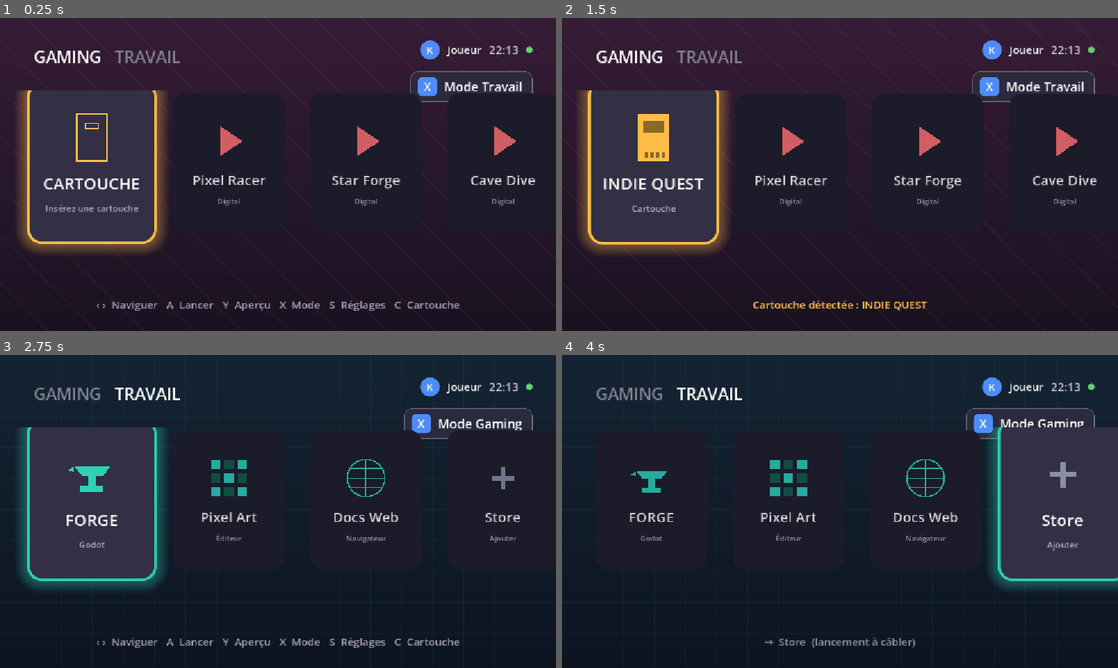
Above: before the commit, frames 1-4 (two rows, left to right).
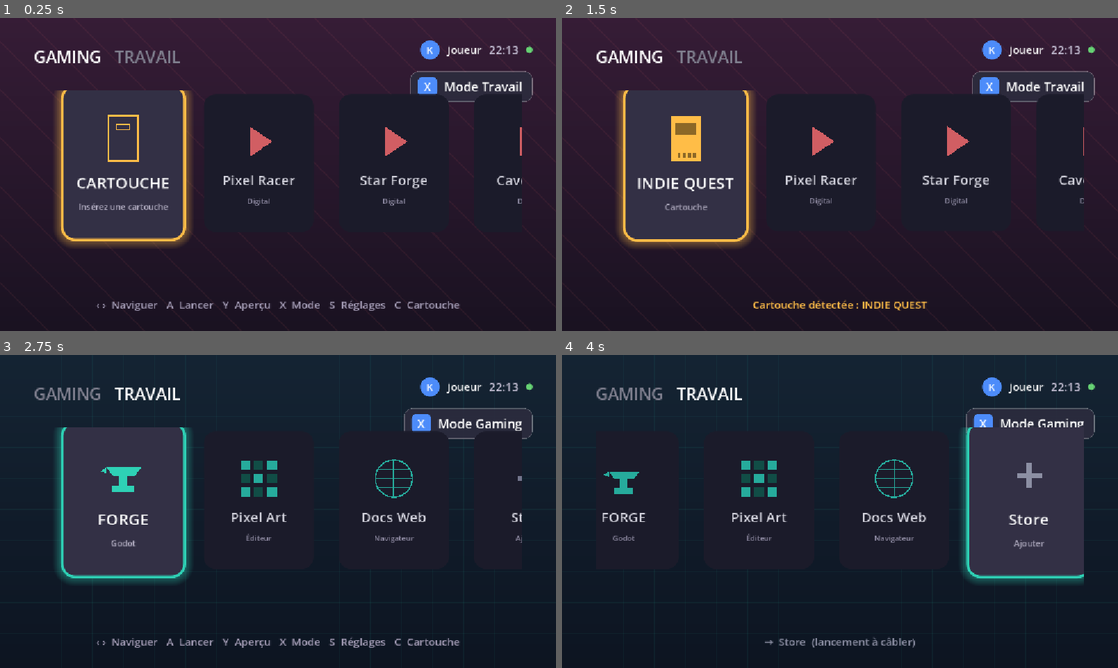
Above: after the commit, the same moments.

Repository: kilian-quittard/gaming-console-os
Game: Godot game, scene res://scenes/Main.tscn
Two runs of this game, one before a commit and one after it. Both use one fixed random seed, a clock stepped at 60 frames per second and the inputs below.
Inputs:
- Up to frame 1 (0.25 s): no input
- Up to frame 2 (1.5 s): tap Enter (ui_accept) at 0.5, 0.77, 1.25 s; hold Right (ui_right) 0.53-1.28 s; hold Y (preview) 0.53-1.28 s; hold Down (ui_down) from 1.28 s (still down); tap C (toggle_cartridge) at 1.35 s
- Up to frame 3 (2.75 s): tap Enter (ui_accept) at 1.52 s; release Down (ui_down) at 2.03 s; hold Right (ui_right) from 2.03 s (still down); hold X (toggle_mode) from 2.03 s (still down)
- Up to frame 4 (4 s): tap Enter (ui_accept) at 2.75, 3.02, 3.5, 3.77 s; release Right (ui_right) at 2.78 s; release X (toggle_mode) at 2.78 s; hold Up (ui_up) 2.78-3.53 s; tap Y (preview) at 2.85 s; hold Left (ui_left) from 3.53 s (still down); hold C (toggle_cartridge) from 3.53 s (still down)

The runs differ from the first frame. In frame 1, 10% of the frame differs, in the area x 3-100%, y 23-76%; in frame 2, 12%; in frame 3, 11%; in frame 4, 10%.

Commit message:
Front-end: inset game row from edges, center when it fits, smaller focus glow
Scroll row inset 70px L/R so tiles aren't glued to screen edges; row fills viewport (EXPAND_FILL + center) so it centers when content fits and scrolls when it overflows; reduced selected scale 1.12->1.08 and shadow 24->16 so the focus glow no longer clips at the scroll edge.

Co-Authored-By: Claude Opus 4.8 <noreply@anthropic.com>

Diff:
--- a/frontend/scripts/Main.gd
+++ b/frontend/scripts/Main.gd
@@ -202,11 +202,16 @@
 	_scroll.set_anchors_preset(Control.PRESET_FULL_RECT)
 	_scroll.offset_top = 150
 	_scroll.offset_bottom = -96
+	_scroll.offset_left = 70
+	_scroll.offset_right = -70
 	_scroll.horizontal_scroll_mode = ScrollContainer.SCROLL_MODE_SHOW_NEVER
 	_scroll.vertical_scroll_mode = ScrollContainer.SCROLL_MODE_DISABLED
 	add_child(_scroll)
 	_row = HBoxContainer.new()
-	_row.add_theme_constant_override("separation", 44)
+	_row.add_theme_constant_override("separation", 40)
+	# Fill the viewport so the row centers when it fits, scrolls when it overflows.
+	_row.size_flags_horizontal = Control.SIZE_EXPAND_FILL
+	_row.alignment = BoxContainer.ALIGNMENT_CENTER
 	_scroll.add_child(_row)
 
 	# Bottom hints
@@ -478,7 +483,7 @@
 	sb.border_color = accent if is_selected else Color(accent, 0.4)
 	if is_selected:
 		sb.shadow_color = Color(accent, 0.35)
-		sb.shadow_size = 24
+		sb.shadow_size = 16
 	return sb
 
 
@@ -491,7 +496,7 @@
 		tile.add_theme_stylebox_override("panel", _tile_style(on, is_cart))
 		tile.modulate = Color(1, 1, 1) if on else Color(0.82, 0.82, 0.86)
 
-		var target := Vector2(1.12, 1.12) if on else Vector2(0.96, 0.96)
+		var target := Vector2(1.08, 1.08) if on else Vector2(0.95, 0.95)
 		if instant:
 			tile.scale = target
 			continue
@@ -577,8 +582,8 @@
 	if _tweens[index] != null and _tweens[index].is_valid():
 		_tweens[index].kill()
 	var tw := create_tween()
-	tw.tween_property(tile, "scale", Vector2(1.04, 1.04), 0.07)
-	tw.tween_property(tile, "scale", Vector2(1.12, 1.12), 0.16).set_trans(Tween.TRANS_BACK).set_ease(Tween.EASE_OUT)
+	tw.tween_property(tile, "scale", Vector2(1.02, 1.02), 0.07)
+	tw.tween_property(tile, "scale", Vector2(1.08, 1.08), 0.16).set_trans(Tween.TRANS_BACK).set_ease(Tween.EASE_OUT)
 	_tweens[index] = tw
 
 
